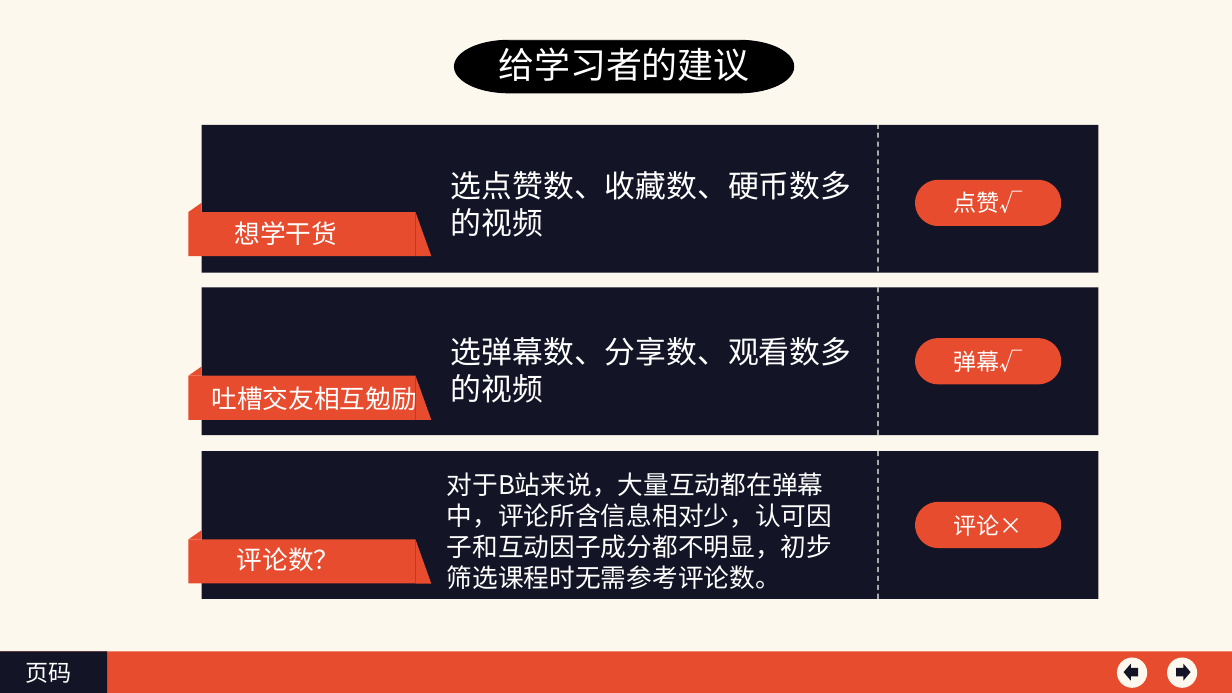
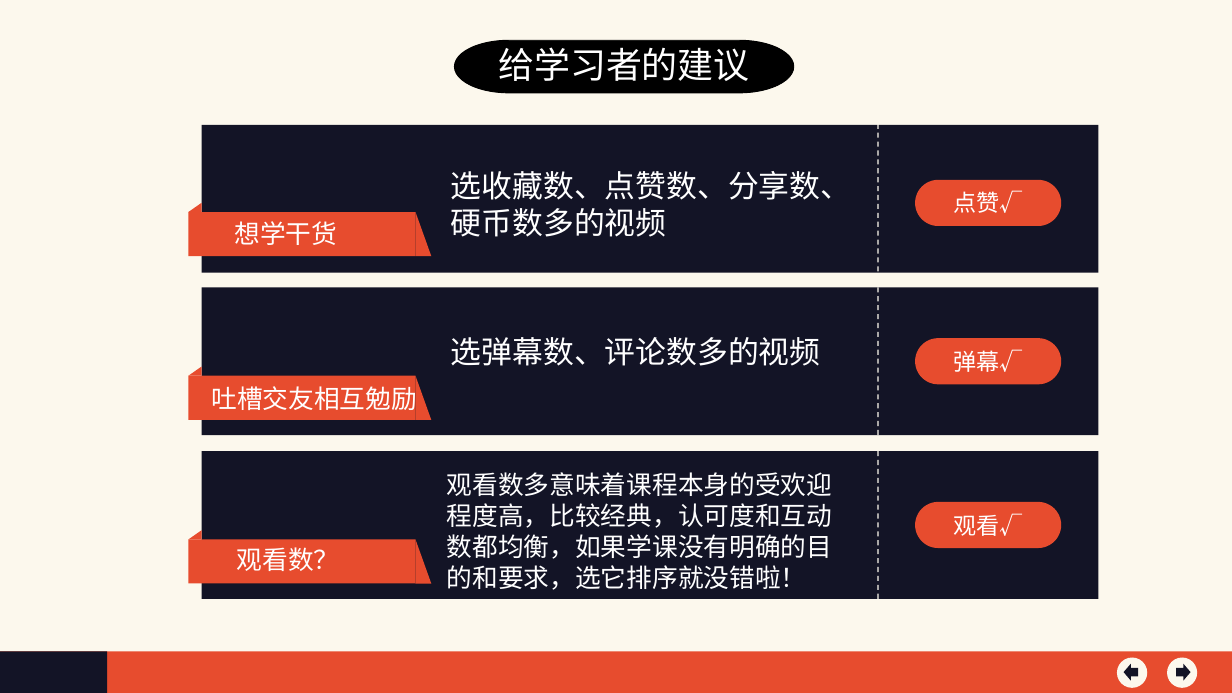
Before and after one commit to YuweiShen/CaseStudy, a slide deck: slide 20 of CaseStudy/B站学习.ppt (slide 11 before the commit). Drawn at 1232x693 pixels with LibreOffice and Linux fonts; fonts in the diff are those of the drawing. Boxes give left, top, right and bottom in pixels: in the first picture for what was removed or moved away, otherwise in the second. Text is boxed around its words. In the diff, an @@ line names an element or a change of style, - is before the commit and + after.

```diff
--- a/CaseStudy/B站学习.ppt
+++ b/CaseStudy/B站学习.ppt
@@ text at bbox=[451, 171, 851, 237]: text changed @@
-选点赞数、收藏数、硬币数多
-的视频
+选收藏数、点赞数、分享数、硬币数多的视频
@@ text at bbox=[451, 337, 821, 366]: text changed @@
-选弹幕数、分享数、观看数多的视频
+选弹幕数、评论数多的视频
@@ text at bbox=[447, 472, 833, 590]: text changed @@
-对于B站来说，大量互动都在弹幕中，评论所含信息相对少，认可因子和互动因子成分都不明显，初步筛选课程时无需参考评论数。
+观看数多意味着课程本身的受欢迎程度高，比较经典，认可度和互动数都均衡，如果学课没有明确的目的和要求，选它排序就没错啦！
@@ text in rounded rectangle at bbox=[953, 513, 1022, 536]: text changed @@
-评论×
+观看√
@@ text at bbox=[237, 547, 340, 571]: text changed @@
-评论数？
+观看数？
@@ text removed at bbox=[26, 663, 72, 683] @@
-页码
```
Also in this commit, not shown: 9 other slides changed, 15 slides added, 6 slides removed.
